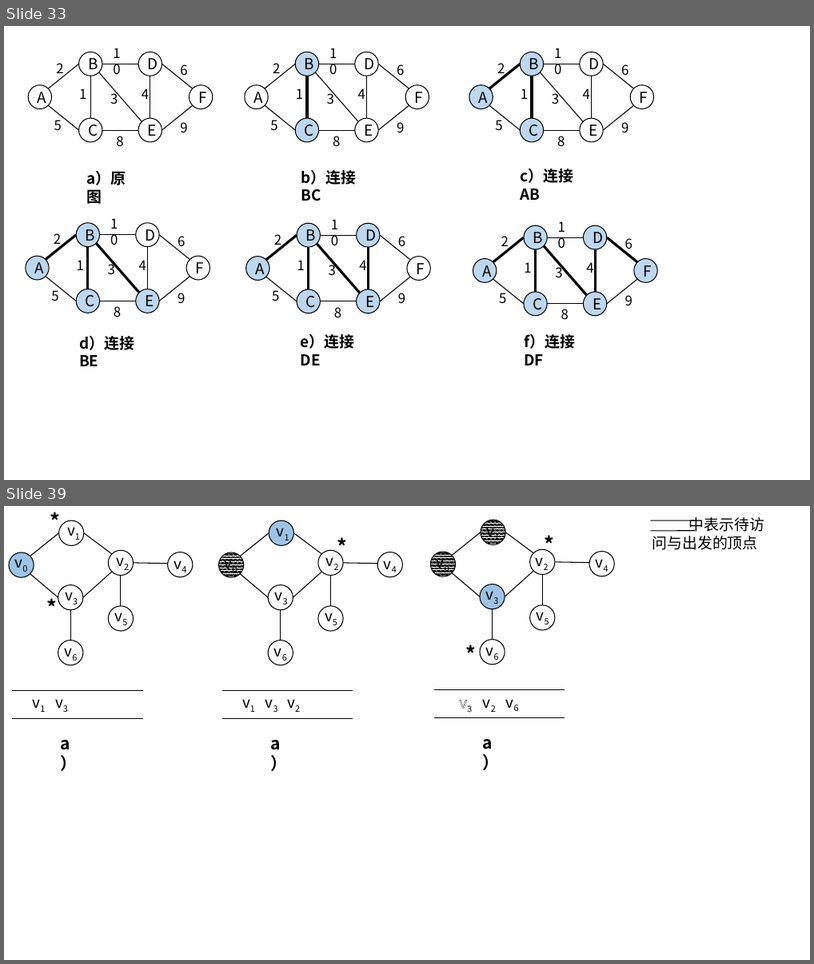
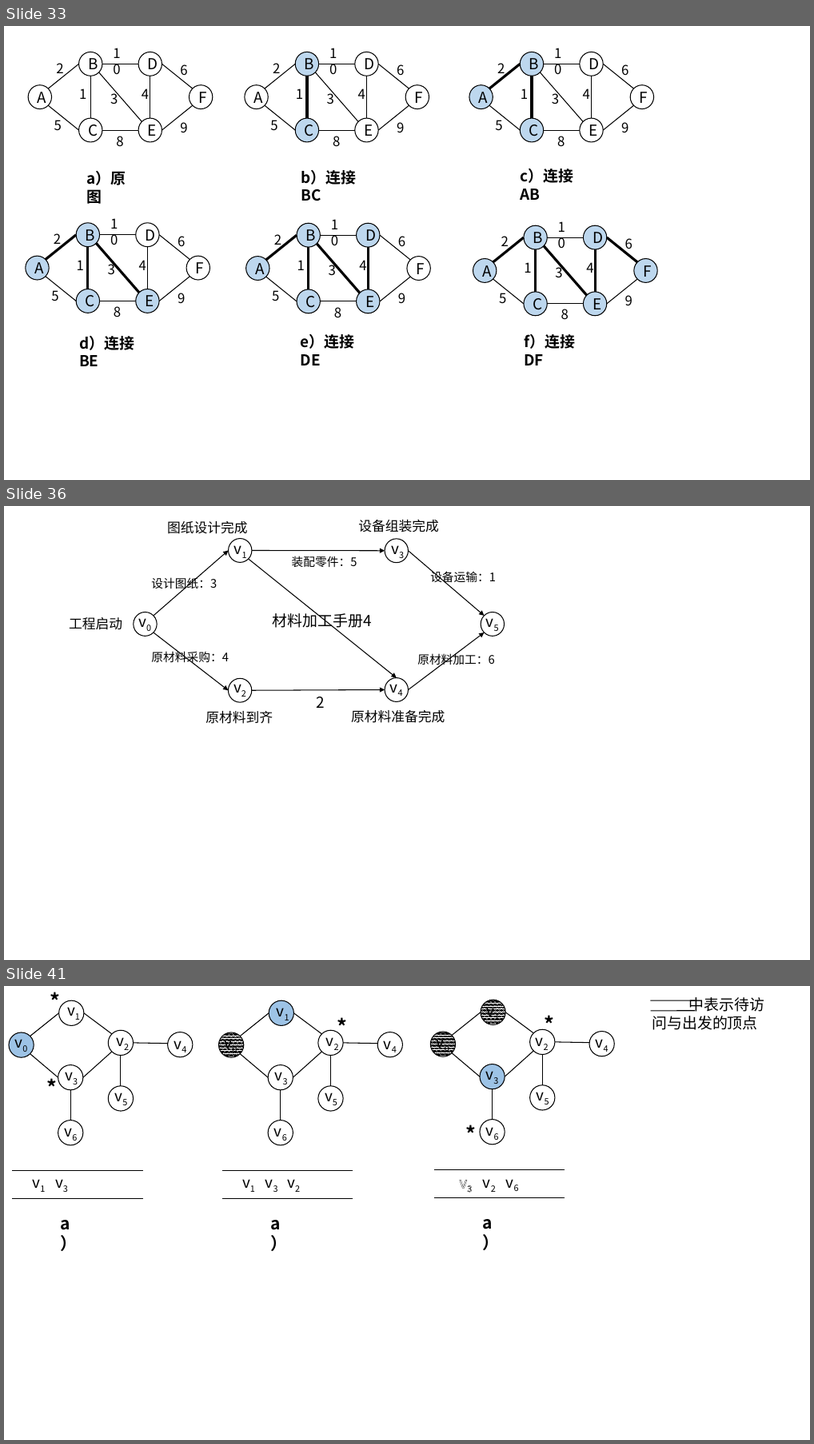
Before and after one commit to CoreLoop163/CoreLoopBooks, a slide deck: data_structure/assets/pics_and_ppts/ch5/画图用、.pptx. Shown one above the other, each under a label of ours: slides 33 and 39 before the commit, slides 33, 36 and 41 after it; the slides between them are not shown. The pictures are 814x964 and 814x1444 pixels, drawn with LibreOffice and Linux fonts; fonts in the diff are those of the drawing. Boxes give left, top, right and bottom in pixels: in the first picture for what was removed or moved away, otherwise in the second. Text is boxed around its words. In the diff, an @@ line names an element or a change of style, - is before the commit and + after.

```diff
--- a/data_structure/assets/pics_and_ppts/ch5/画图用、.pptx
+++ b/data_structure/assets/pics_and_ppts/ch5/画图用、.pptx
@@ slide 36 added at <box>4,506,810,960</box>, background #FFFFFF @@
@@ text added at <box>167,521,247,534</box>, 16 pt, text #000000 @@
+图纸设计完成
@@ text added at <box>358,520,438,532</box>, 16 pt, text #000000 @@
+设备组装完成
@@ arrow added from (154, 616) to (229, 550), #000000 1 pt @@
@@ ellipse added at <box>229,539,252,563</box>, fill #FFFFFF, outline #000000 1 pt @@
@@ text added at <box>229,536,254,560</box>, 18 pt, text #000000 @@
+v1
@@ arrow added from (252, 550) to (385, 551), #000000 1 pt @@
@@ ellipse added at <box>385,539,409,563</box>, fill #FFFFFF, outline #000000 1 pt @@
@@ text added at <box>386,537,410,561</box>, 18 pt, text #000000 @@
+v3
@@ arrow added from (409, 551) to (484, 616), #000000 1 pt @@
@@ text added at <box>151,576,217,591</box>, 14 pt, text #000000 @@
+设计图纸：3
@@ arrow added from (249, 559) to (397, 678), #000000 1 pt @@
@@ text added at <box>292,556,358,567</box>, 14 pt, text #000000 @@
+装配零件：5
@@ text added at <box>430,570,496,585</box>, 14 pt, text #000000 @@
+设备运输：1
@@ text added at <box>69,617,122,630</box>, 16 pt, text #000000 @@
+工程启动
@@ text added at <box>133,609,158,634</box>, 18 pt, text #000000 @@
+v0
@@ ellipse added at <box>134,612,157,636</box>, fill #FFFFFF, outline #000000 1 pt @@
@@ text added at <box>273,611,372,631</box>, 18 pt, text #000000 @@
+材料加工手册4
@@ text added at <box>481,609,506,634</box>, 18 pt, text #000000 @@
+v5
@@ ellipse added at <box>482,612,505,636</box>, fill #FFFFFF, outline #000000 1 pt @@
@@ text added at <box>151,649,229,664</box>, 14 pt, text #000000 @@
+原材料采购：4
@@ arrow added from (154, 632) to (229, 691), #000000 1 pt @@
@@ arrow added from (409, 690) to (484, 632), #000000 1 pt @@
@@ text added at <box>418,652,495,667</box>, 14 pt, text #000000 @@
+原材料加工：6
@@ text added at <box>228,676,253,700</box>, 18 pt, text #000000 @@
+v2
@@ ellipse added at <box>229,679,252,703</box>, fill #FFFFFF, outline #000000 1 pt @@
@@ arrow added from (252, 691) to (385, 690), #000000 1 pt @@
@@ text added at <box>316,696,324,708</box>, 18 pt, text #000000 @@
+2
@@ ellipse added at <box>385,678,409,702</box>, fill #FFFFFF, outline #000000 1 pt @@
@@ text added at <box>385,675,410,699</box>, 18 pt, text #000000 @@
+v4
@@ text added at <box>206,711,273,724</box>, 16 pt, text #000000 @@
+原材料到齐
@@ text added at <box>351,710,445,723</box>, 16 pt, text #000000 @@
+原材料准备完成
@@ what was slide 39 is now slide 41 @@
```
Also in this commit, not shown: 5 other slides added, 4 slides removed, 55 other files.
